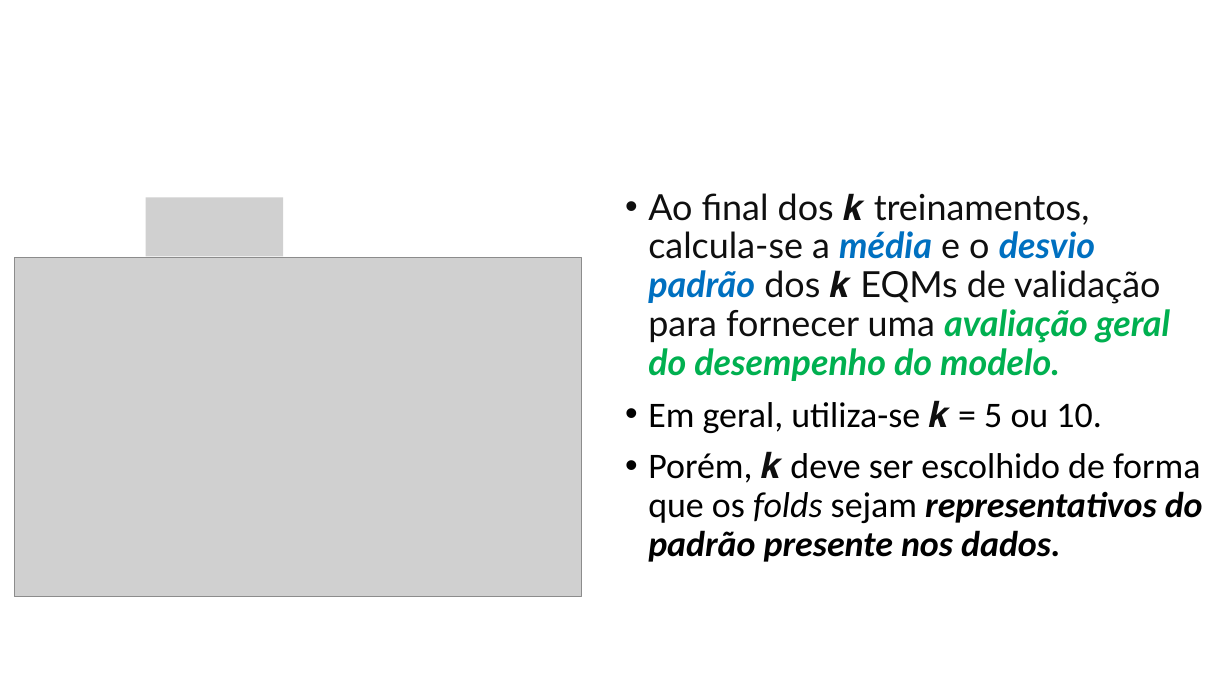
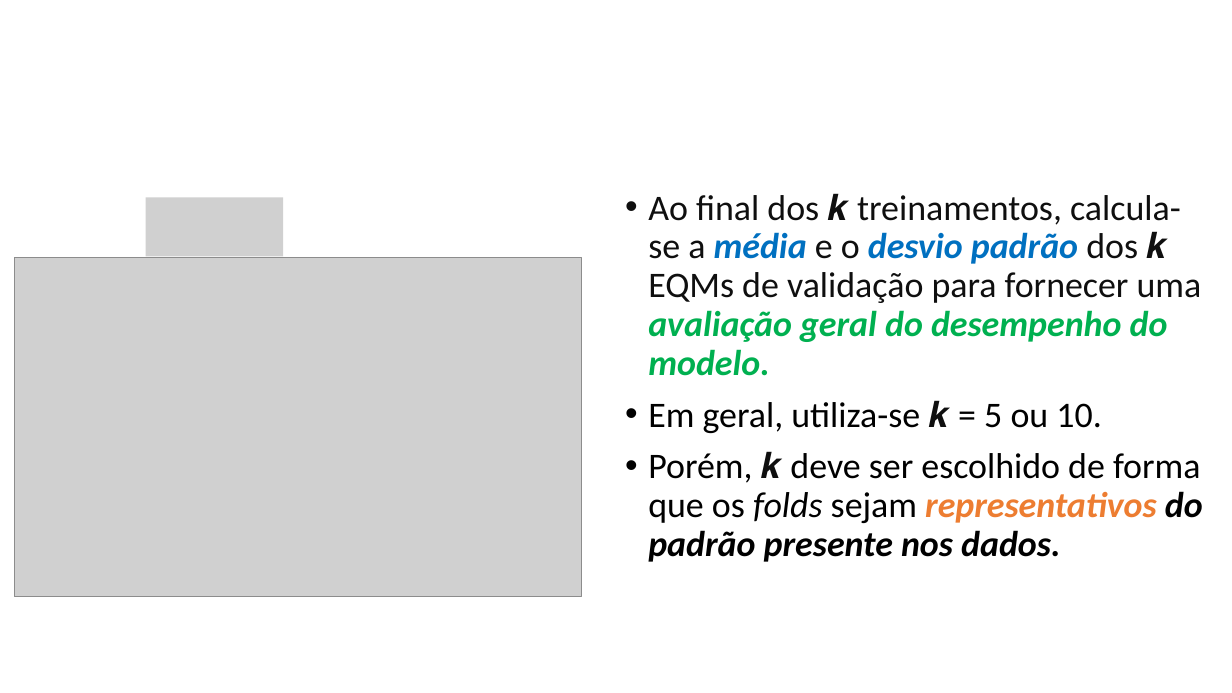
Before and after one commit to zz4fap/t319_aprendizado_de_maquina, a slide deck: slide 11 of slides/T319_Regressão_Linear (Parte V).pptx (slide 10 before the commit). Drawn at 1232x693 pixels with LibreOffice and Linux fonts; fonts in the diff are those of the drawing; grey boxes stand for pictures. Boxes give left, top, right and bottom in pixels: in the first picture for what was removed or moved away, otherwise in the second. Text is boxed around its words. In the diff, an @@ line names an element or a change of style, - is before the commit and + after.

```diff
--- a/slides/T319_Regressão_Linear (Parte V).pptx
+++ b/slides/T319_Regressão_Linear (Parte V).pptx
@@ text "Ao final dos 𝒌 treinamentos, ..." at (648,193,1203,562): font Lato to Calibri in "Ao final dos 𝒌 treinamentos, calcula-se a ...", "𝒌", "𝒌"; text colour #000000 to #ED7D31 in "representativos" @@
```
Also in this commit, not shown: 5 other slides changed, 1 slide added.
